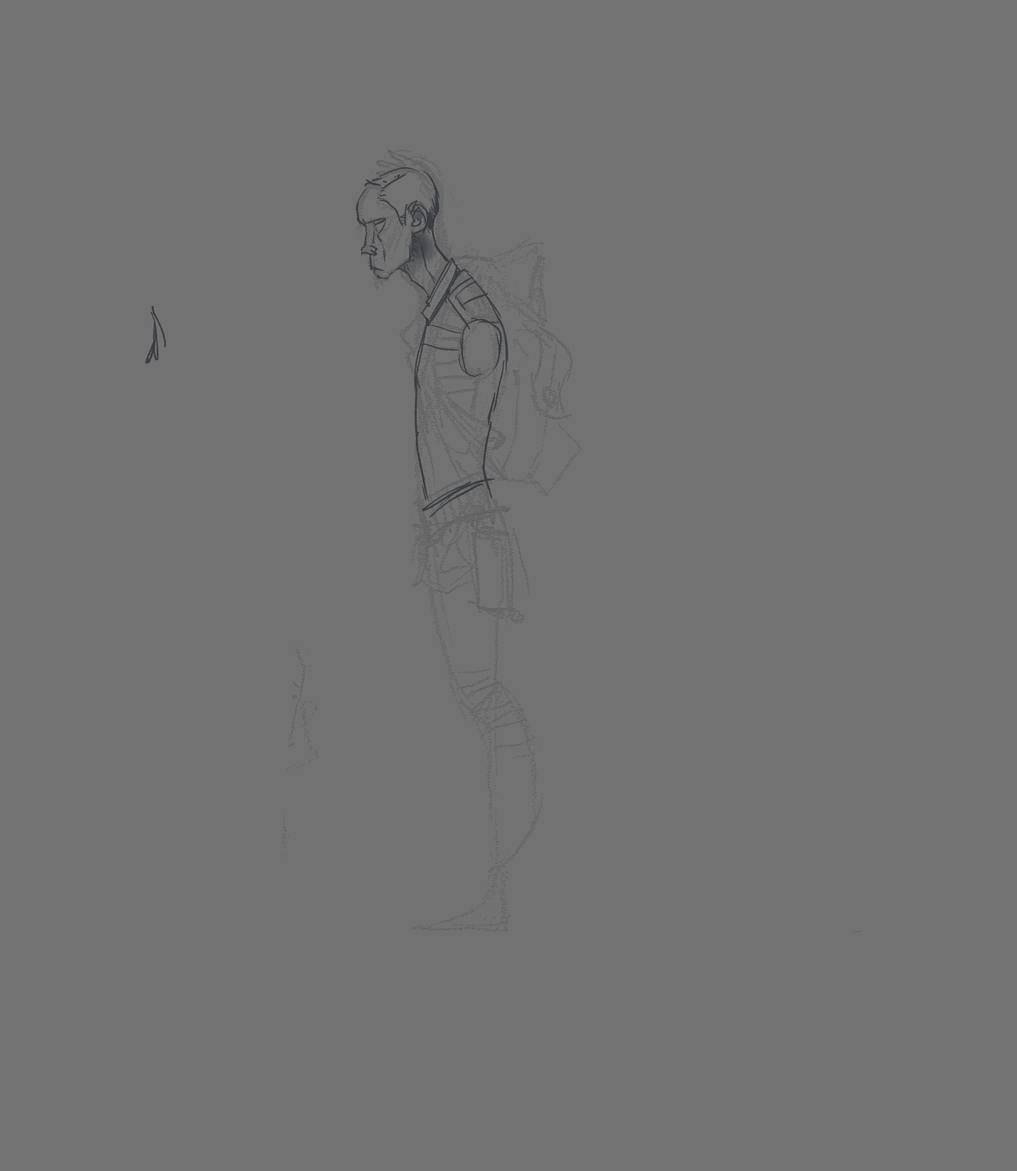
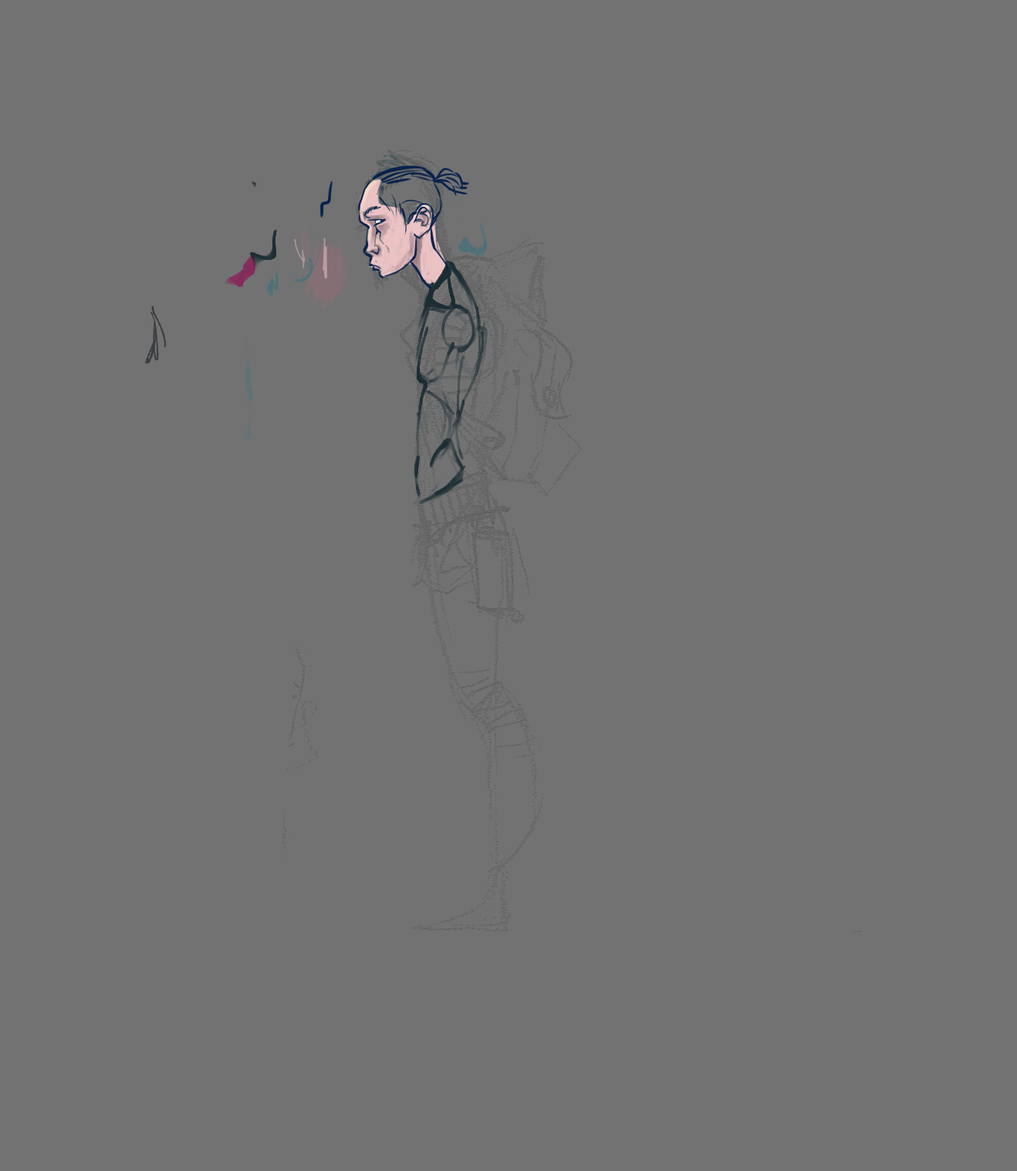
Layer changes from the first 1017x1171 image to the second:
added layer "Layer 15" above "linework" over 296, 154, 489, 297
added layer "linework" (53%) above "Layer 14" over 224, 154, 494, 445
added layer "Layer 14" above "Layer 13" over 246, 154, 494, 519
added layer "Layer 13" above "Layer 11" over 224, 154, 494, 519
hid "Layer 7", opacity 100% → 48%, painted on it over 224, 154, 509, 519
hid "Layer 8", painted on it over 224, 154, 509, 519
hid "Layer 6" over 345, 154, 508, 346
painted on "Layer 1" over 224, 154, 509, 519
painted on "Layer 2" over 224, 154, 509, 519
